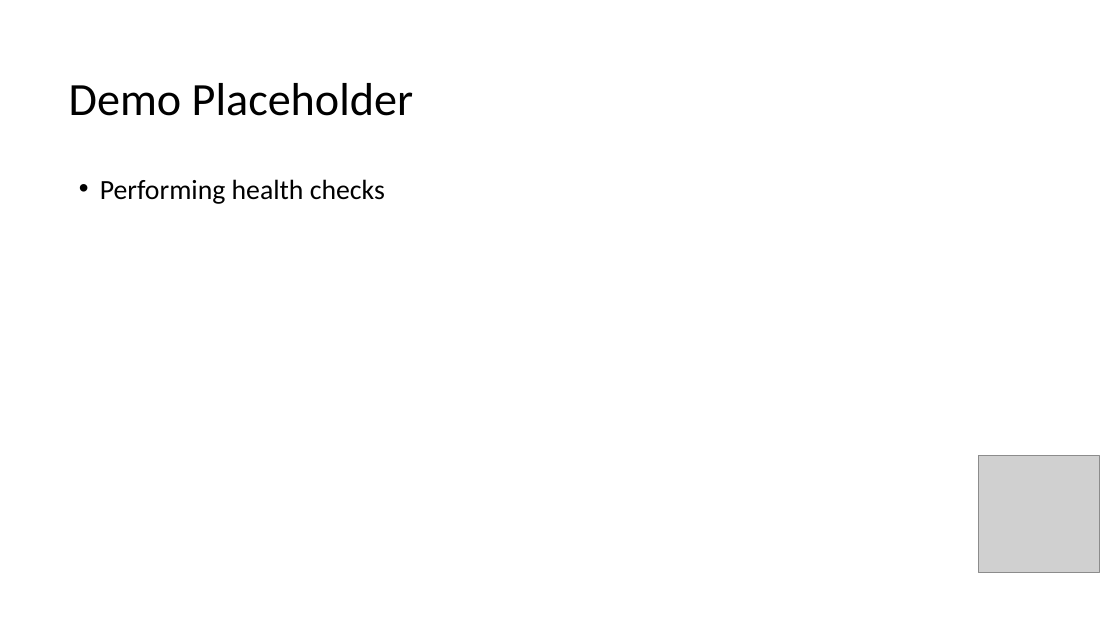
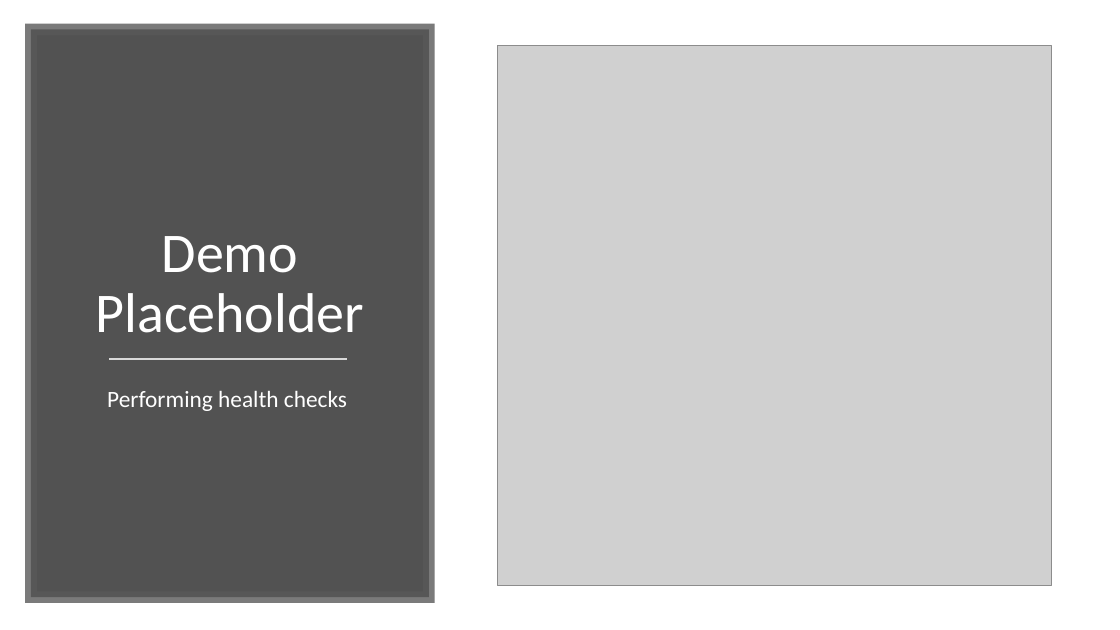
Before and after one commit to MohanRamadoss/kubernetes, a slide deck: slide 2 of 11-Health check/Health check.pptx. Drawn at 1120x630 pixels with LibreOffice and Linux fonts; fonts in the diff are those of the drawing; grey boxes stand for pictures. Boxes give left, top, right and bottom in pixels: in the first picture for what was removed or moved away, otherwise in the second. Text is boxed around its words. In the diff, an @@ line names an element or a change of style, - is before the commit and + after.

```diff
--- a/11-Health check/Health check.pptx
+++ b/11-Health check/Health check.pptx
@@ rectangle added at (31,29,429,597), fill #404040 at 90% opacity, outline #595959 10 pt @@
@@ picture: place and size @@
-picture at (979,455,1100,573)
+picture at (498,45,1052,586)
@@ title "Demo Placeholder": place and size @@
-title "Demo Placeholder" at (69,83,413,116)
+title "Demo Placeholder" at (96,236,364,333)
@@ title "Demo Placeholder" at (96,236,364,333): size 39.6 to 48 pt, text colour #000000 to #FFFFFF; alignment left to centre; line spacing 2 to 0.9; vertical alignment middle to bottom @@
@@ text "Performing health checks": place and size @@
-text "Performing health checks" at (100,179,385,204)
+text "Performing health checks" at (107,391,347,411)
@@ text "Performing health checks" at (107,391,347,411): size 23.8 to 20 pt, text colour #000000 to #FFFFFF; alignment left to centre; bullet • to none; line spacing 1.9 to 0.9 @@
@@ line added from (109, 360) to (347, 360), #D9D9D9 1.75 pt @@
```
Also in this commit, not shown: 1 other slide changed, 1 slide added, 1 slide removed, 8 other files.
